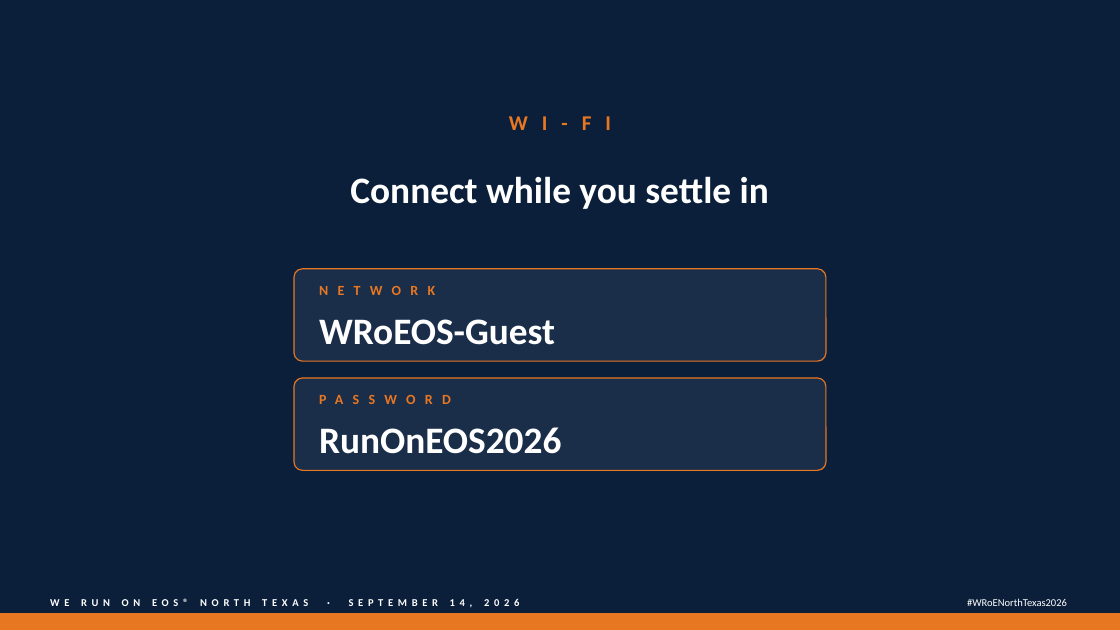
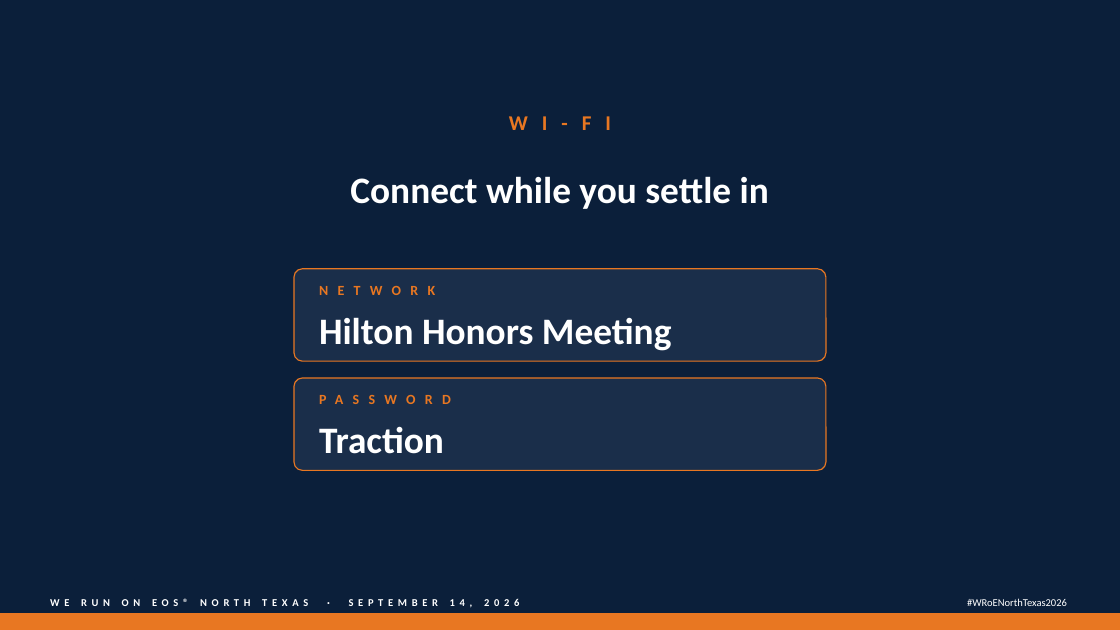
Before and after one commit to TicoRicoRay/wroe-dallas-2026, a slide deck: slide 2 of deliverables/deck/Deck.pptx. Drawn at 1120x630 pixels with LibreOffice and Linux fonts; fonts in the diff are those of the drawing. Boxes give left, top, right and bottom in pixels: in the first picture for what was removed or moved away, otherwise in the second. Text is boxed around its words. In the diff, an @@ line names an element or a change of style, - is before the commit and + after.

Commit message:
Deck: real venue WiFi credentials (Hilton Honors Meeting / Traction)

```diff
--- a/deliverables/deck/Deck.pptx
+++ b/deliverables/deck/Deck.pptx
@@ text at [319, 317, 672, 351]: text changed @@
-WRoEOS-Guest
+Hilton Honors Meeting
@@ text at [319, 426, 444, 454]: text changed @@
-RunOnEOS2026
+Traction
```
Also in this commit, not shown: 2 other files.
